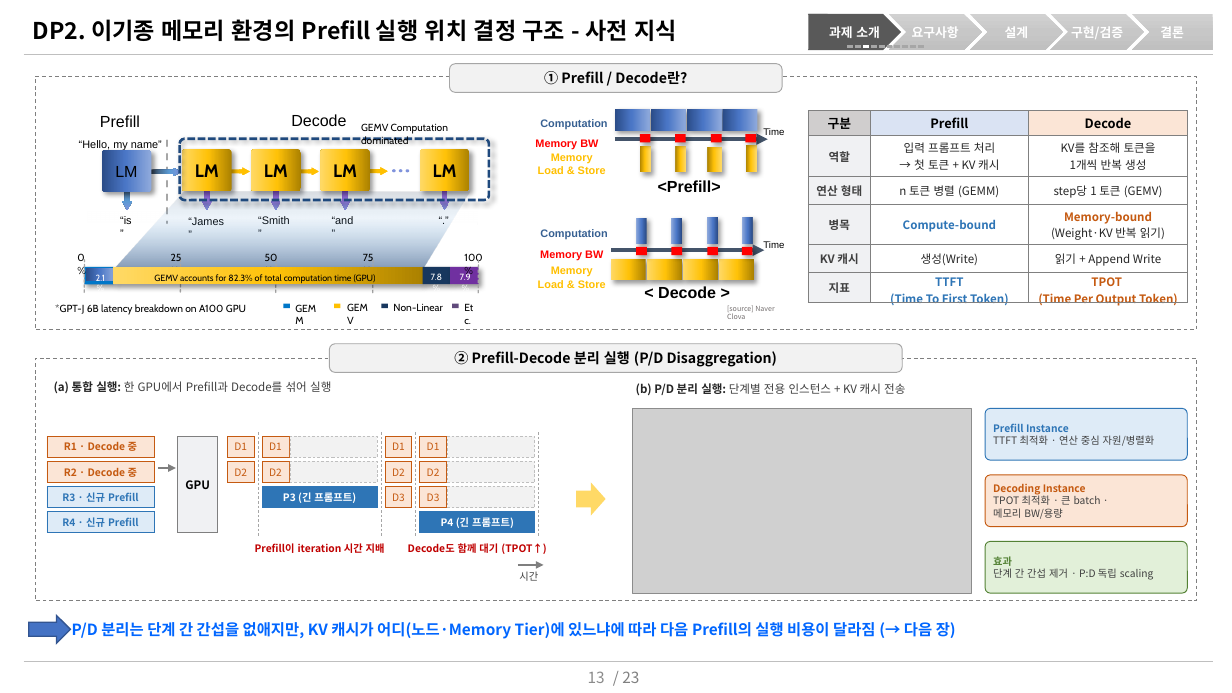
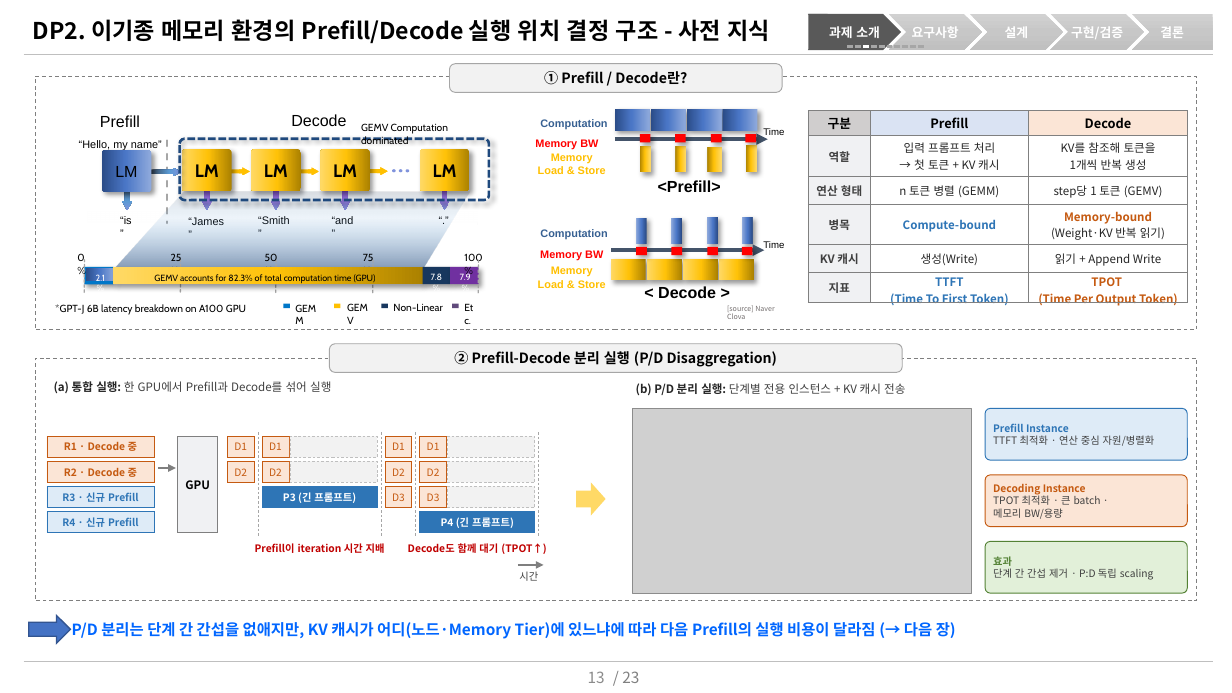
Before and after one commit to mkim0628/vllm, a slide deck: slide 13 of doc-mk/DP0/DP0-slides.pptx. Drawn at 1232x693 pixels with LibreOffice and Linux fonts; fonts in the diff are those of the drawing; grey boxes stand for pictures. Boxes give left, top, right and bottom in pixels: in the first picture for what was removed or moved away, otherwise in the second. Text is boxed around its words. In the diff, an @@ line names an element or a change of style, - is before the commit and + after.

```diff
--- a/doc-mk/DP0/DP0-slides.pptx
+++ b/doc-mk/DP0/DP0-slides.pptx
@@ title at <box>33,19,771,44</box>: text changed @@
-DP2. 이기종 메모리 환경의 Prefill 실행 위치 결정 구조 - 사전 지식
+DP2. 이기종 메모리 환경의 Prefill/Decode 실행 위치 결정 구조 - 사전 지식
```
Also in this commit, not shown: 5 other slides changed, 3 other files.
